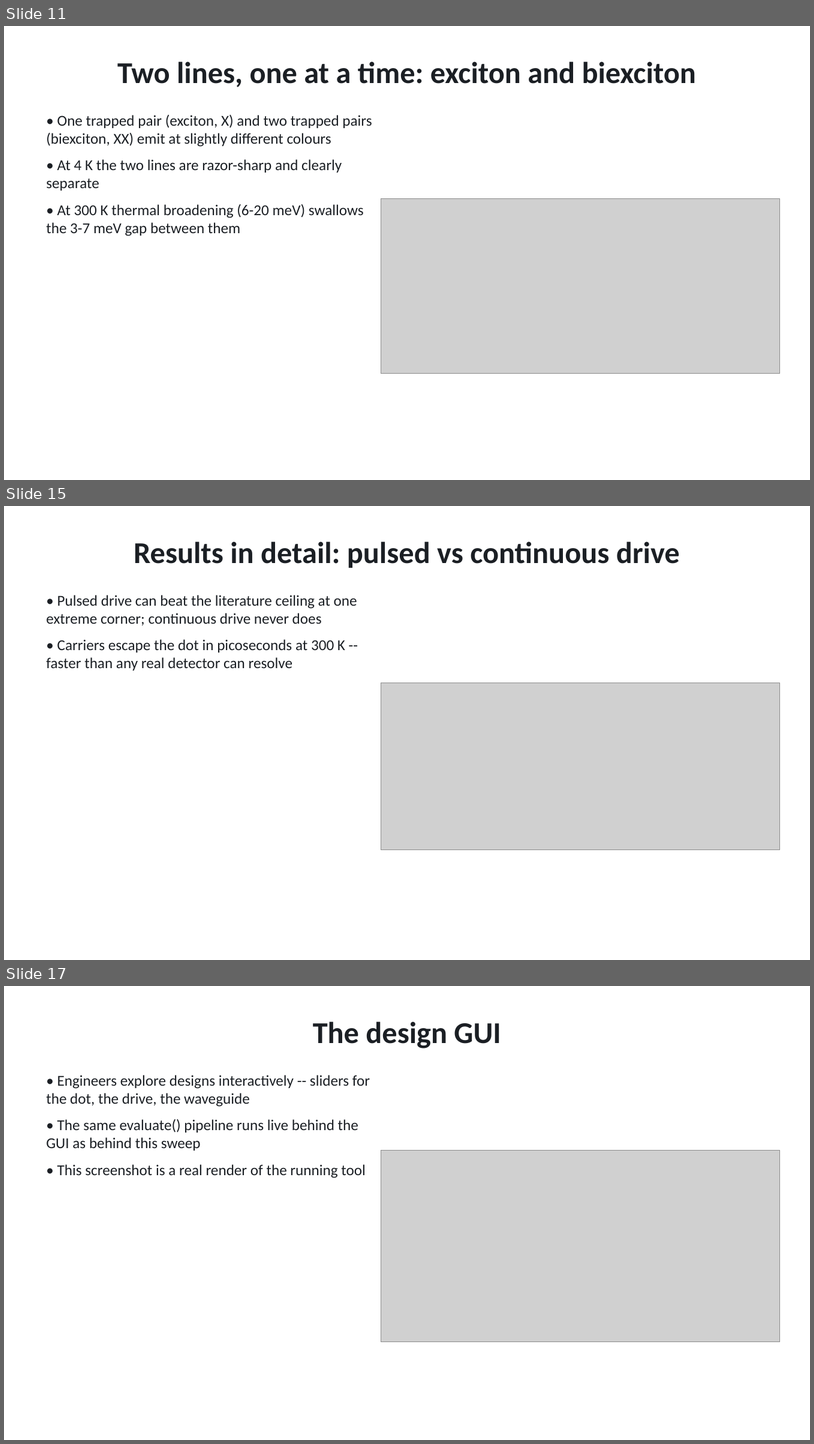
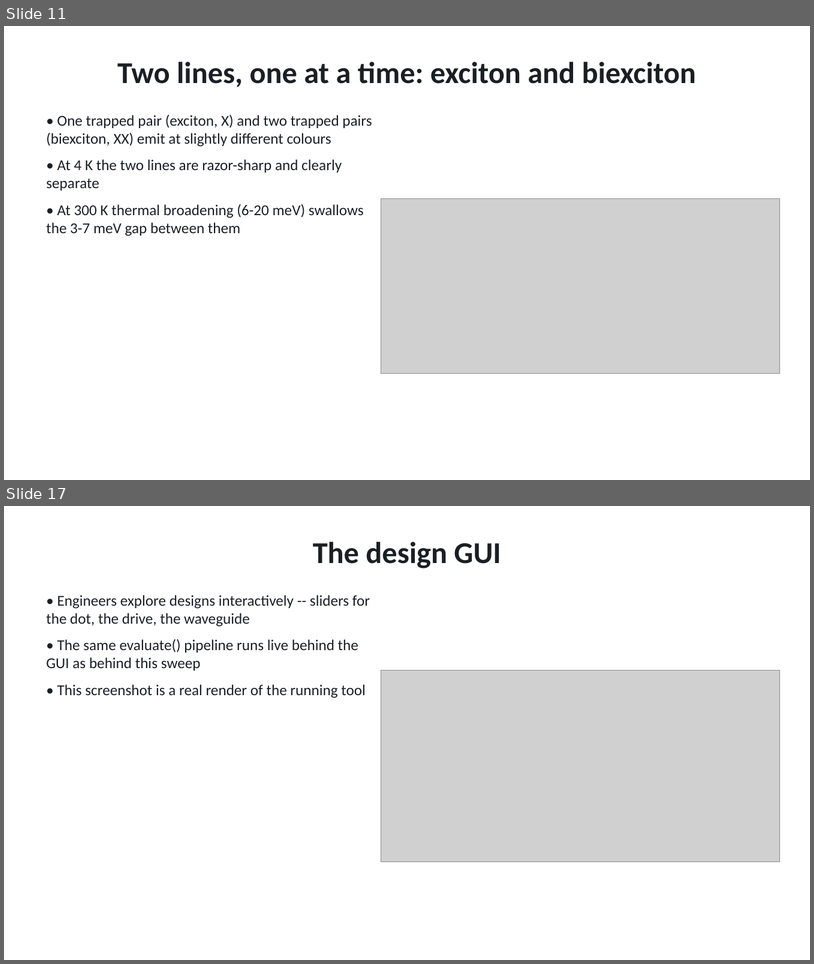
Before and after one commit to Alpharceus/qd-photon-sim, a slide deck: out/presentation/qd_edge_sps.pptx. Shown one above the other, each under a label of ours: slides 11, 15 and 17 before the commit, slides 11 and 17 after it; the slides between them are not shown. The pictures are 814x1444 and 814x964 pixels, drawn with LibreOffice and Linux fonts; fonts in the diff are those of the drawing; grey boxes stand for pictures. Boxes give left, top, right and bottom in pixels: in the first picture for what was removed or moved away, otherwise in the second. Text is boxed around its words. In the diff, an @@ line names an element or a change of style, - is before the commit and + after.

```diff
--- a/out/presentation/qd_edge_sps.pptx
+++ b/out/presentation/qd_edge_sps.pptx
@@ slide 15 removed at <box>4,506,810,960</box>, background #FFFFFF @@
@@ title removed at <box>134,541,680,568</box> @@
-Results in detail: pulsed vs continuous drive
@@ text removed at <box>46,595,357,670</box> @@
-• Pulsed drive can beat the literature ceiling at one extreme corner; continuous drive never does
-• Carriers escape the dot in picoseconds at 300 K -- faster than any real detector can resolve
@@ picture removed at <box>381,682,780,850</box> @@
```
Also in this commit, not shown: 6 slides changed, 2 slides added, 1 other slide removed, 9 other files.
